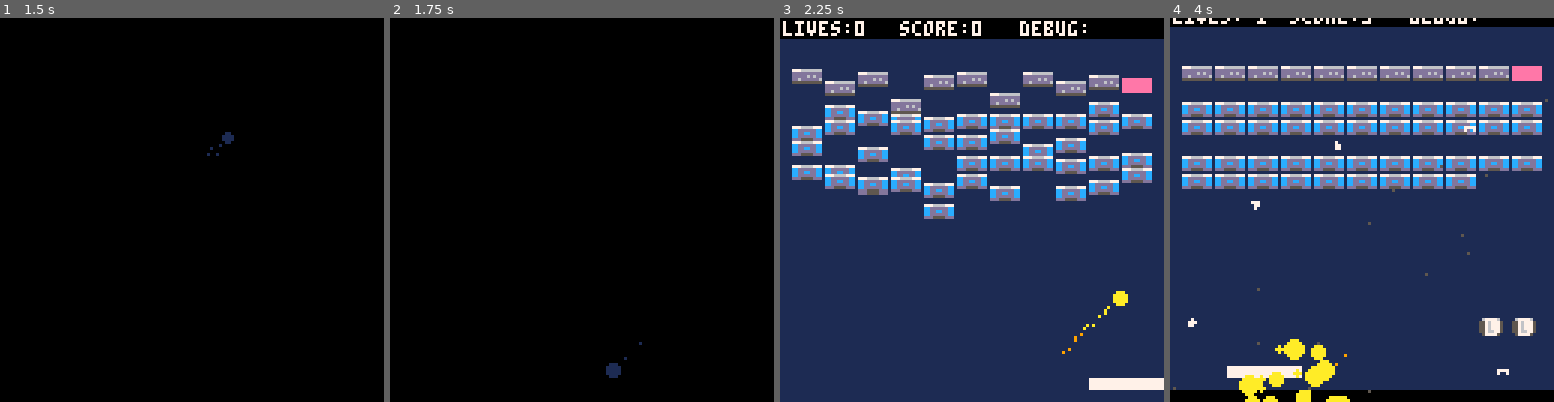
Above: before the commit, frames 1-4 (left to right).
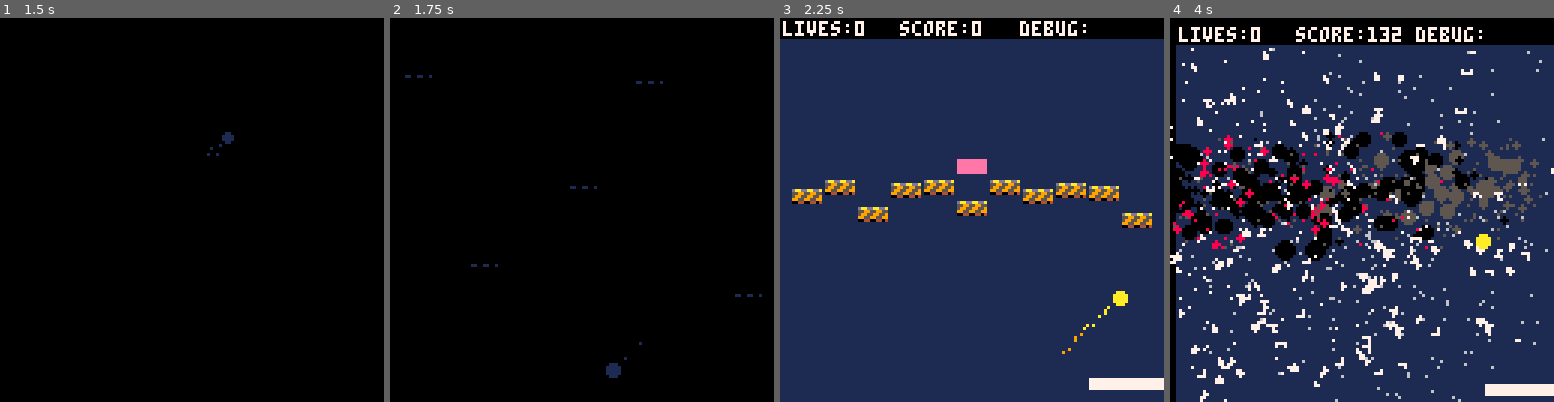
Above: after the commit, the same moments.

Repository: grantconnerywalker/MyPico-8Carts
Game: PICO-8 cartridge mybreakout.p8
The game is run twice, just before and just after one commit, with the same random seed, the same clock (stepped at 60 frames per second) and the same inputs.
Inputs:
- Up to frame 1 (1.5 s): tap X (X key) at 0.33, 1.07 s; tap O (Z key) at 0.7 s
- Up to frame 2 (1.75 s): hold Right from 1.6 s (still down); tap O (Z key) at 1.7 s
- Up to frame 3 (2.25 s): tap X (X key) at 1.85 s; release Right at 2.1 s; tap O (Z key) at 2.1 s; hold Up from 2.15 s (still down)
- Up to frame 4 (4 s): release Up at 2.42 s; hold Right 2.47-3.03 s; tap O (Z key) every 0.4 s from 2.5 to 3.7 s; tap X (X key) at 2.97 s; hold Left 3.08-3.58 s; hold Down 3.63-3.97 s

Frame 1 is identical in both runs. In frame 2, 0.2% of the frame differs, in the area x 3-97%, y 14-73%; in frame 3, 17%; in frame 4, 42%, in the area x 0-100%, y 0-100%.

Commit message:
10 minutes into 51

Diff:
--- a/mybreakout.p8
+++ b/mybreakout.p8
@@ -12,6 +12,7 @@
 // 8. high score
 
 function _init()
+	printh("hello!")
  cartdata("lazydevs_hero1")
 	cls()
 
@@ -24,9 +25,9 @@
 	--levels[1]="xxxxxb"
 	--levels[2]="bxbxbxbxbxbxbxbxbxbxbxbxbxbxbxbxbxbxbx"
 	--levels[1]="i9b//x4b//sbsbsbsbsbsb"
-	levels[1]="i9b/p9pp9p/p9pp9p"
-	--levels[1]="p5/i5/h5//x4b/s9s"
- --levels[2]="b9b/p9p/sxsxsxsxsx/xbxbxbxbxbx"
+	--levels[1]="i9b/p9pp9p/p9pp9p"
+	levels[1]="/////x4b/s9s"
+ levels[2]="b9b/p9p/sxsxsxsxsx/xbxbxbxbxbx"
 
 	shake=0
 
@@ -44,7 +45,7 @@
 
 	startcountdown=-1
 	govercountdown=-1
-
+	goverrestart=false
 	fadeperc=1
 
 	arrm=1
@@ -420,20 +421,19 @@
 end
 
 function levelover()
-	mode="wait"
+	printh("levelover()")
+	mode="leveloverwait"
 	govercountdown=60
 	blink_s=16
 end
 
 function wingame()
+ printh("wingame()")
 	mode="winnerwait"
 	govercountdown=60
 	blink_s=16
 
 	-- determine score high enough
-	printh("\n\nchecking score")
-	printh(score)
-	printh(hs[5])
 	if score>hs[5] then
 		loghs=true
 	else
@@ -443,6 +443,7 @@
 end
 
 function levelfinished()
+	printh("levelfinished()")
 	if #bricks == 0 then return true end
 
 	for i=1,#bricks do
@@ -1095,27 +1096,45 @@
 end
 
 function update_gameover()
+	printh("in update_gameover")
  if	govercountdown<0 then
+ 	printh("govercountdown<0")
+  if btn(4) then
+			govercountdown=80
+			blink_s=1
+			sfx(13)
+		 goverrestart=false
+		end
 		if btn(5) then
 			govercountdown=80
 			blink_s=1
 			sfx(13)
+			goverrestart=true
 		end
 	else
+		printh("govercountdown>0")
 		govercountdown-=1
 		fadeperc=(80-govercountdown)/80
 		doblink()
 		if govercountdown<=0 then
-			govercountdown=-1
-			blink_s=8
-			--fadeperc=0
-			startgame()
+			if goverrestart then
+			 govercountdown=-1
+			 blink_s=8
+	 		startgame()
+	 	else
+	 		govercountdown=-1
+			 blink_s=8
+	 		mode="start"
+	 		hs_x=128
+	 		hs_dx=128
+			end
 		end
 	end
 end
 
 function update_gameoverwait()
 	govercountdown-=1
+	printh("update_gameoverwait govercountdown "..govercountdown)
 	if govercountdown<=0 then
 		govercountdown=-1
   mode="gameover"
@@ -1213,6 +1232,7 @@
 
 function update_leveloverwait()
 	govercountdown-=1
+	printh("update_leveloverwait govercountdown "..govercountdown)
 	if govercountdown<=0 then
 		govercountdown=-1
   mode="levelover"
@@ -1595,9 +1615,23 @@
 end
 
 function draw_gameover()
-	rectfill(0,60,128,75,0)
+	local _c1, _c2
+	rectfill(0,60,128,81,0)
 	print("game over!",47,62,7)
-	print("press ❎ to restart",30,68,blink_w)
+	if govercountdown<0 then
+		_c1=blink_w
+		_c2=blink_w
+	else
+		if goverrestart then
+		 _c1=blink_w
+		 _c2=5
+		else
+			_c1=5
+		 _c2=blink_w
+		end
+	end
+	print("press ❎ to restart",30,68,_c1)
+ print("press 🅾️ for main menu",23,74,_c2)
 end
 
 function draw_levelover()
@@ -1704,11 +1738,6 @@
 		-- load the data
 		_slot+=1
 		for i=1,5 do
-		 printh("\n\nprinting slots")
-		 printh(dget(_slot))
-		 printh(dget(_slot+1))
-		 printh(dget(_slot+2))
-		 printh(dget(_slot+3))
 			hs[i]=dget(_slot)
 			hs1[i]=dget(_slot+1)
 			hs2[i]=dget(_slot+2)
@@ -1750,9 +1779,6 @@
 
   local _name
   _name = hschars[hs1[i]]
-  printh("\n\n new logs")
-  printh("hs1[i] "..hs1[i])
-  printh(_name)
   _name = _name..hschars[hs2[i]]
   _name = _name..hschars[hs3[i]]
 		--print(hs[i]..hs2[i]..hs3[i],_x+45,10+7*i,7)
